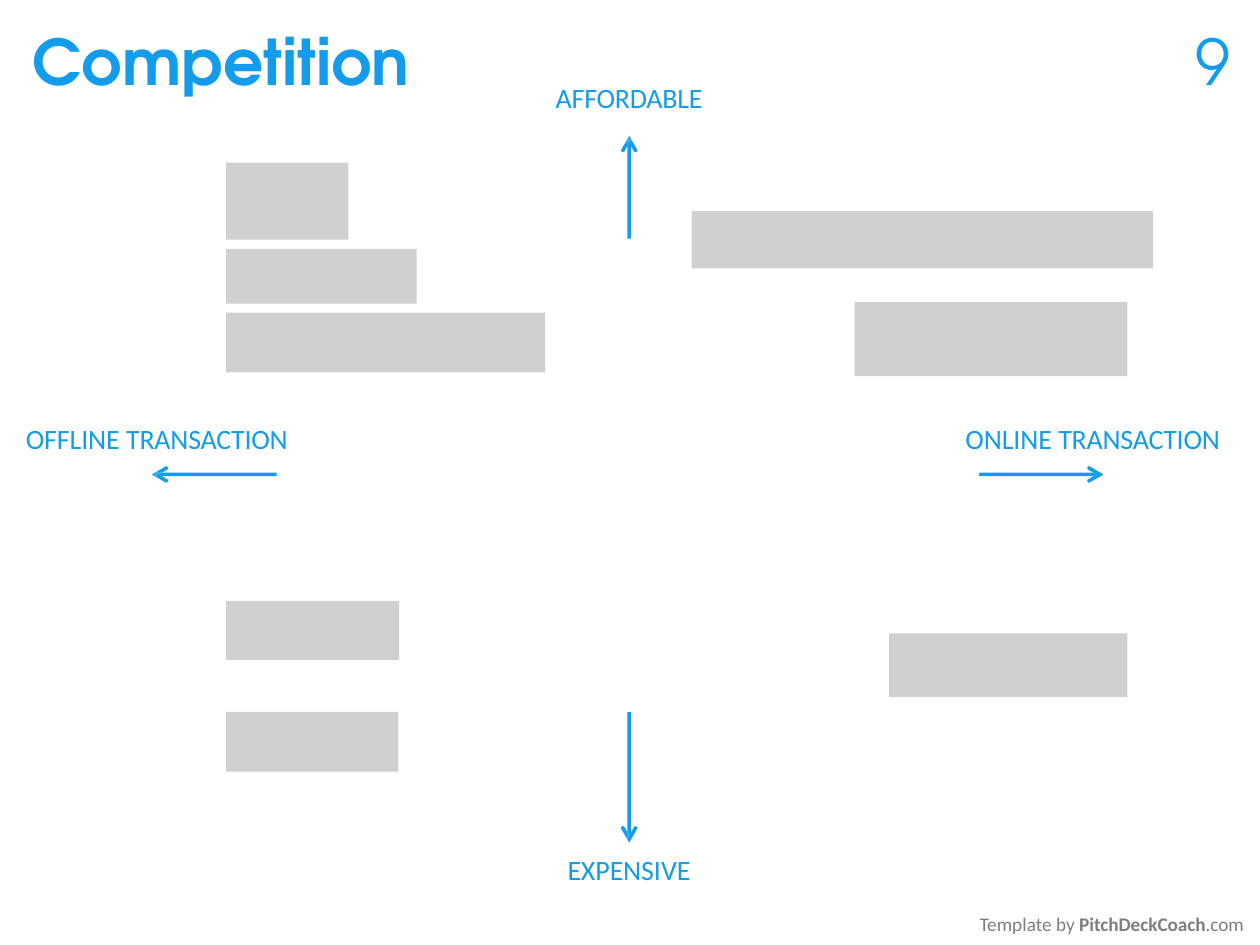
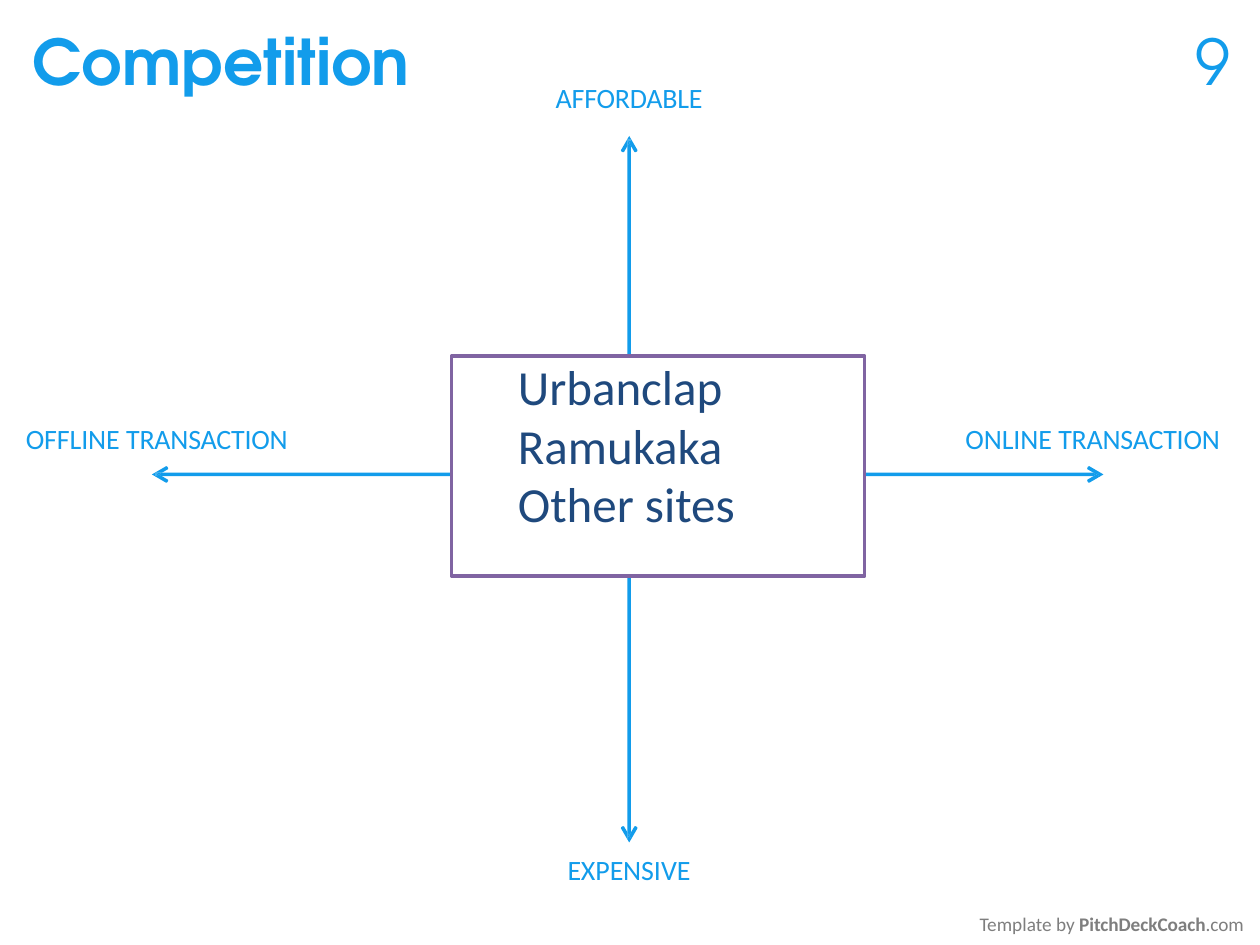
Before and after one commit to chaithu563/myserviceneed, a slide deck: slide 7 of service_images/startuppitch/myservicenned_pitch.pptx (slide 9 before the commit). Drawn at 1260x945 pixels with LibreOffice and Linux fonts; fonts in the diff are those of the drawing; grey boxes stand for pictures. Boxes give left, top, right and bottom in pixels: in the first picture for what was removed or moved away, otherwise in the second. Text is boxed around its words. In the diff, an @@ line names an element or a change of style, - is before the commit and + after.

```diff
--- a/service_images/startuppitch/myservicenned_pitch.pptx
+++ b/service_images/startuppitch/myservicenned_pitch.pptx
@@ picture removed at (226, 163, 348, 239) @@
@@ picture removed at (692, 210, 1153, 268) @@
@@ picture removed at (226, 248, 416, 302) @@
@@ picture removed at (226, 312, 544, 372) @@
@@ picture removed at (854, 302, 1128, 377) @@
@@ freeform shape "Urbanclap": place and size @@
-freeform shape "Urbanclap" at (276, 238, 979, 712)
+freeform shape "Urbanclap" at (451, 357, 864, 577)
@@ freeform shape "Urbanclap" at (451, 357, 864, 577): outline none to #8064A2 2 pt @@
@@ text in freeform shape at (518, 371, 735, 523): text added @@
+Urbanclap
+Ramukaka
+Other sites
@@ picture removed at (226, 601, 398, 660) @@
@@ picture removed at (890, 634, 1128, 697) @@
@@ picture removed at (226, 712, 398, 771) @@
```
Also in this commit, not shown: 3 other slides changed, 2 slides removed, 1 other file.
